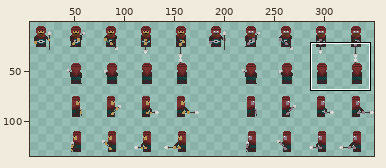
Sprite sheet -- Assets/shit for audiovisual/enemy sprite sheet.png. The first picture is a wide view before the edit; the outline marks the close-up.
Close-up. Old version:
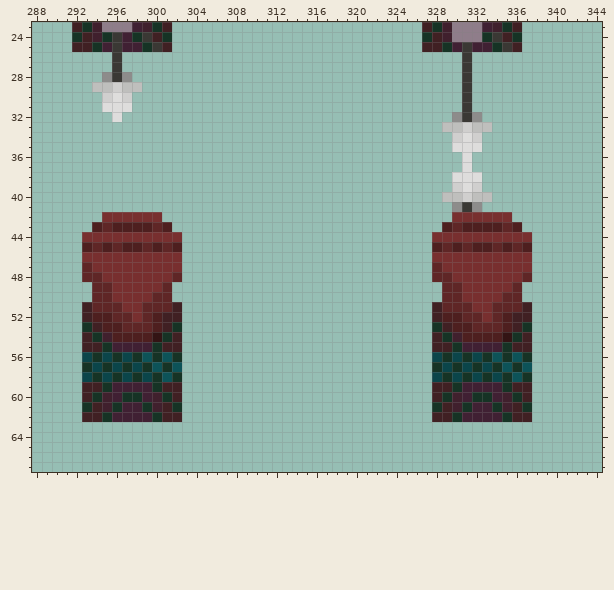
The file is 350x140 pixels. Pixels under 10% opacity are left out. Colours within 5 levels of each other are drawn and written as one. Shown: x 288..344, y 23..67. The old version is drawn lined up with the new one. The wide view leaves out empty margins. The commit also changed other parts of the picture, which this record leaves out.
Now the later version:
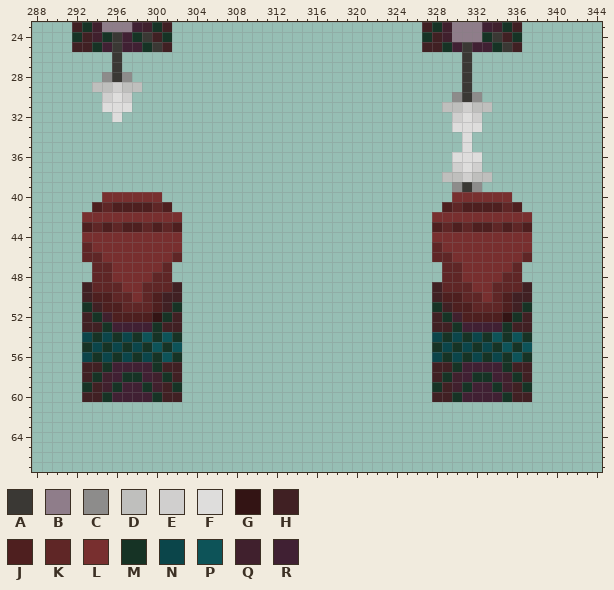
Palette (. is transparent): A #3a3834  B #8f7d8a  C #8d8c8b  D #bfbfbd  E #d0cfce  F #dedddc  G #331414  H #402023  J #4e1f1f  K #5f2626  L #782f2f  M #163325  N #0b454a  P #0d5358  Q #40202d  R #402033
Edits made:
whole drawing moved by +0,+2 (the old picture is shown already moved)
y 30: x 330 . -> C; x 332 . -> C
y 31: x 329..333 ..A.. -> DDEDD
y 32: x 330..332 CAC -> EFE
y 33: x 329..333 DDEDD -> .FFF.
y 34: x 330 E -> .; x 332 E -> .
y 35: x 330 F -> .; x 332 F -> .
y 36: x 330 . -> F; x 332 . -> F
y 37: x 330 . -> E; x 332 . -> E
y 38: x 329..333 .FFF. -> DDEDD
y 39: x 330..332 EFE -> CAC
y 40: x 295..300 ...... -> LLLLLL; x 329..335 DDEDD.. -> .LLLLLL
y 41: x 294..301 ........ -> JKJJJJKJ; x 329..336 .CAC.... -> JKJJJJKJ
y 42: x 293..294 .. -> LL; x 301..302 .. -> LL; x 328..329 .. -> LL; x 336..337 .. -> LL
y 43: x 293..296 .JKJ -> JKJK; x 299..302 JKJ. -> KJKJ; x 328..331 .JKJ -> JKJK; x 334..337 JKJ. -> KJKJ
y 45: x 293..302 JKJKJJKJKJ -> KLLLLLLLLL; x 328..337 JKJKJJKJKJ -> KLLLLLLLLL
y 46: x 293..294 LL -> KK; x 302 L -> K; x 328..329 LL -> KK; x 337 L -> K
y 47: x 293..295 KLL -> .KK; x 301..302 LL -> K.; x 328..330 KLL -> .KK; x 336..337 LL -> K.
y 48: x 293 K -> .; x 295 L -> K; x 300..302 LLK -> KK.; x 328 K -> .; x 330 L -> K; x 335..337 LLK -> KK.
y 49: x 293 . -> H; x 296 L -> K; x 299..300 LL -> KK; x 302 . -> H; x 328 . -> H; x 331 L -> K; x 334..335 LL -> KK; x 337 . -> H
y 50: x 293..297 .KKLL -> HJJKK; x 299..302 LKK. -> KJHH; x 328..332 .KKLL -> HJJKK; x 334..337 LKK. -> KJHH
y 51: x 293..298 HKKKLL -> MHJJKK; x 300..302 KKH -> JHM; x 328..333 HKKKLL -> MHJJKK; x 335..337 KKH -> JHM
y 52: x 294..301 JJKKLKJH -> MQJJJJGM; x 329..336 JJKKLKJH -> MQJJJJGM
y 53: x 293 M -> H; x 295..300 JJKKKJ -> MRRRRM; x 302 M -> H; x 328 M -> H; x 330..335 JJKKKJ -> MRRRRM; x 337 M -> H
y 54: x 293 H -> N; x 295..302 QJJJJGMH -> NMNMPMPM; x 328 H -> N; x 330..337 QJJJJGMH -> NMNMPMPM
y 55: x 293..294 HH -> MN; x 296..302 RRRRMHH -> NMNMPMP; x 328..329 HH -> MN; x 331..337 RRRRMHH -> NMNMPMP
y 56: x 299 P -> N; x 334 P -> N
y 57: x 293..294 MN -> HH; x 296..302 NMNMPMP -> RRRRMHH; x 328..329 MN -> HH; x 331..337 NMNMPMP -> RRRRMHH
y 58: x 293 N -> H; x 295..297 NMN -> QRM; x 299..302 NMPM -> RQMH; x 328 N -> H; x 330..332 NMN -> QRM; x 334..337 NMPM -> RQMH
y 59: x 293 H -> M; x 295..296 MR -> QM; x 299..300 RM -> MQ; x 302 H -> M; x 328 H -> M; x 330..331 MR -> QM; x 334..335 RM -> MQ; x 337 H -> M
y 60: x 294..295 MQ -> HM; x 297..298 MM -> RR; x 300..301 QM -> MH; x 329..330 MQ -> HM; x 332..333 MM -> RR; x 335..336 QM -> MH
y 61: x 293..302 MHQMRRMQHM -> ..........; x 328..337 MHQMRRMQHM -> ..........
y 62: x 293..302 HHMRRRRMHH -> ..........; x 328..337 HHMRRRRMHH -> ..........
Where, in picture pixels (left, top, right, bottom), the same in both close-ups:
changed: (432, 92, 532, 422)
changed: (82, 192, 182, 422)
